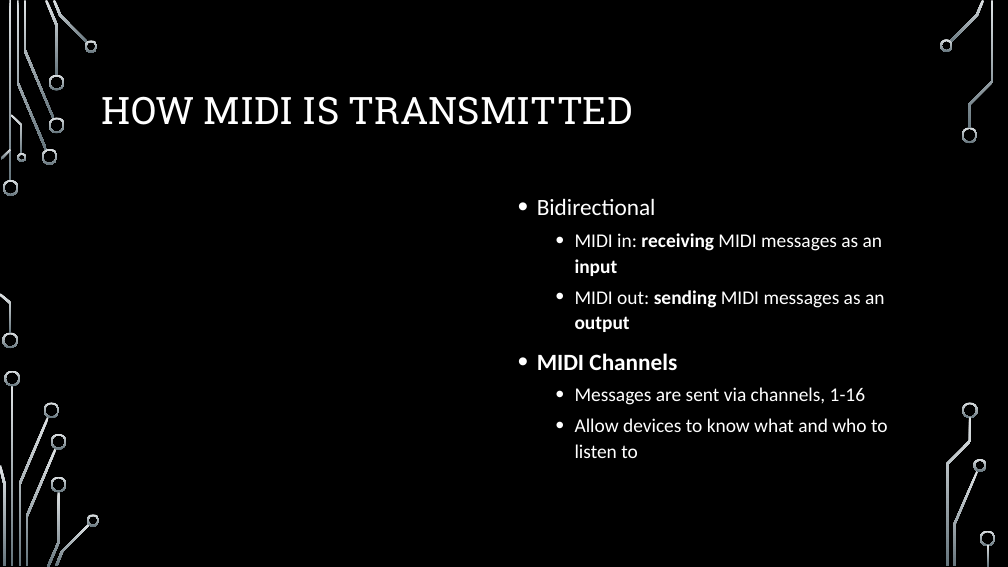
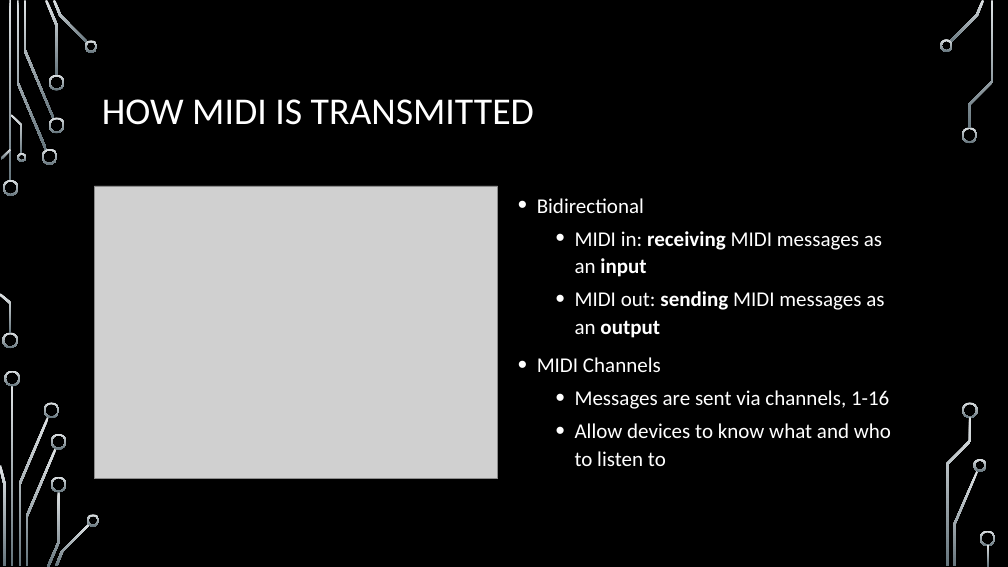
Before and after one commit to BlitzCityDIY/CircuitPython-Bluefruit-MIDI-Demos, a slide deck: slide 3 of Using MIDI with CircuitPython Slides.pptx. Drawn at 1008x567 pixels with LibreOffice and Linux fonts; fonts in the diff are those of the drawing; grey boxes stand for pictures; background and template pictures are left out. Boxes give left, top, right and bottom in pixels: in the first picture for what was removed or moved away, otherwise in the second. Text is boxed around its words. In the diff, an @@ line names an element or a change of style, - is before the commit and + after.

```diff
--- a/Using MIDI with CircuitPython Slides.pptx
+++ b/Using MIDI with CircuitPython Slides.pptx
@@ title "HOW MIDI IS TRANSMITTED" at [102, 99, 534, 125]: font Roboto Slab to Calibri @@
@@ picture added at [95, 186, 498, 479] @@
@@ text "Bidirectional" at [537, 198, 891, 466]: size 22.2 to 20 pt in "Bidirectional", "MIDI Channels"; size 18.5 to 20 pt in "MIDI in: receiving MIDI messages as an ...", "MIDI out: sending MIDI messages as an ...", "Messages are sent via channels, 1-16", "Allow devices to know what and who ..."; bold off in "MIDI Channels" @@
```
Also in this commit, not shown: 8 other slides changed, 2 other files.
